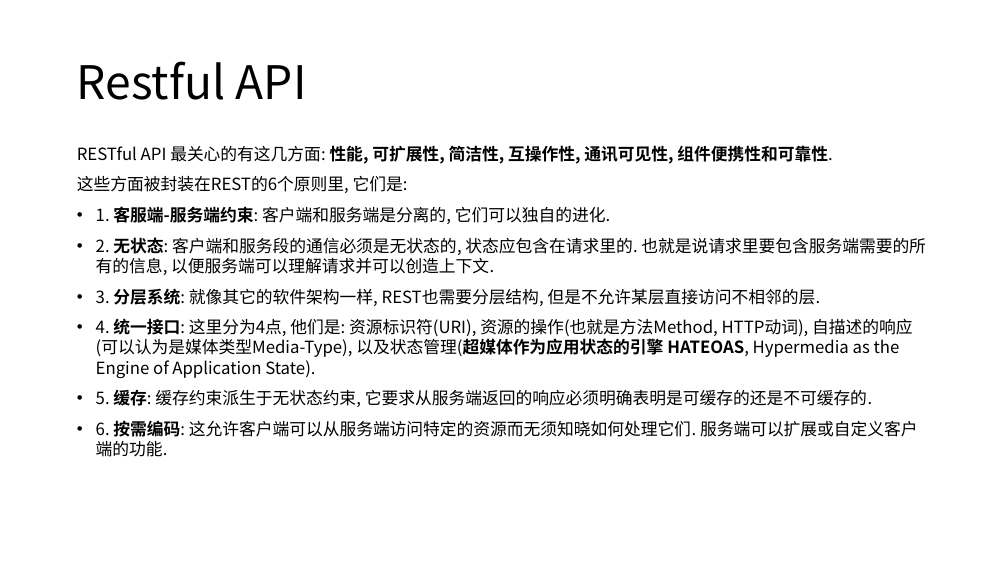
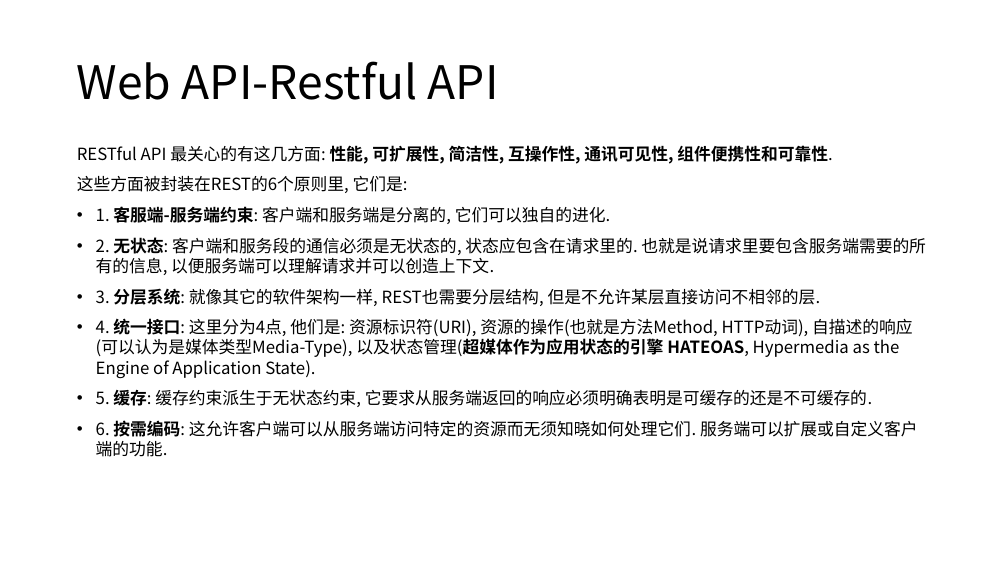
Before and after one commit to axzxs2001/aspnetcore5.0, a slide deck: slide 20 of aspnetcore3.0course/docs/aspnetcore3.0course.pptx (slide 22 before the commit). Drawn at 1008x567 pixels with LibreOffice and Linux fonts; fonts in the diff are those of the drawing. Boxes give left, top, right and bottom in pixels: in the first picture for what was removed or moved away, otherwise in the second. Text is boxed around its words. In the diff, an @@ line names an element or a change of style, - is before the commit and + after.

```diff
--- a/aspnetcore3.0course/docs/aspnetcore3.0course.pptx
+++ b/aspnetcore3.0course/docs/aspnetcore3.0course.pptx
@@ title at (x1=77, y1=61, x2=499, y2=100): text changed @@
-Restful API
+Web API-Restful API
```
Also in this commit, not shown: 1 other slide changed.
